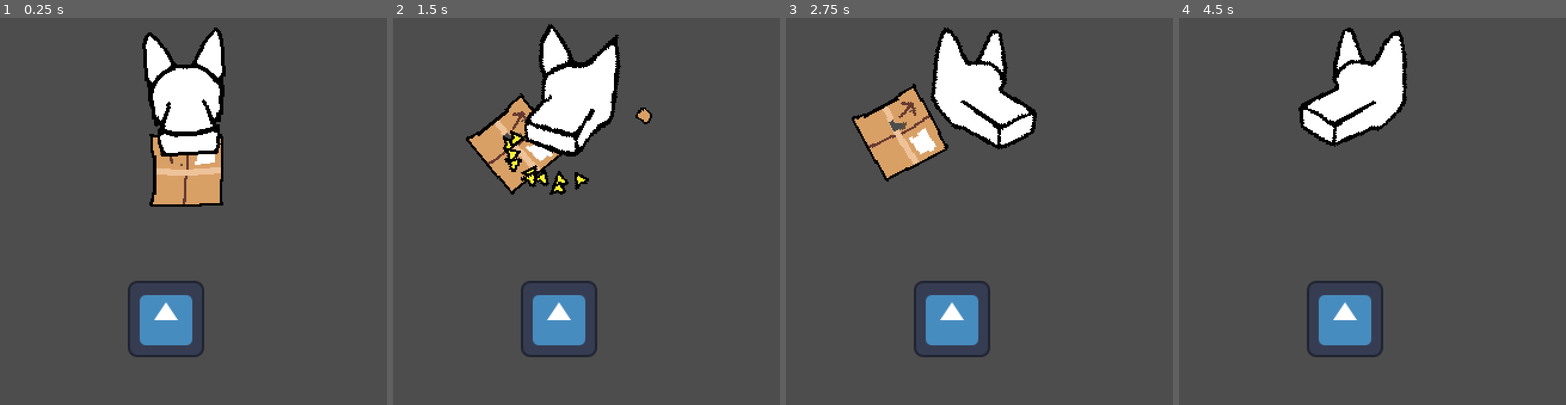
Above: before the commit, frames 1-4 (left to right).
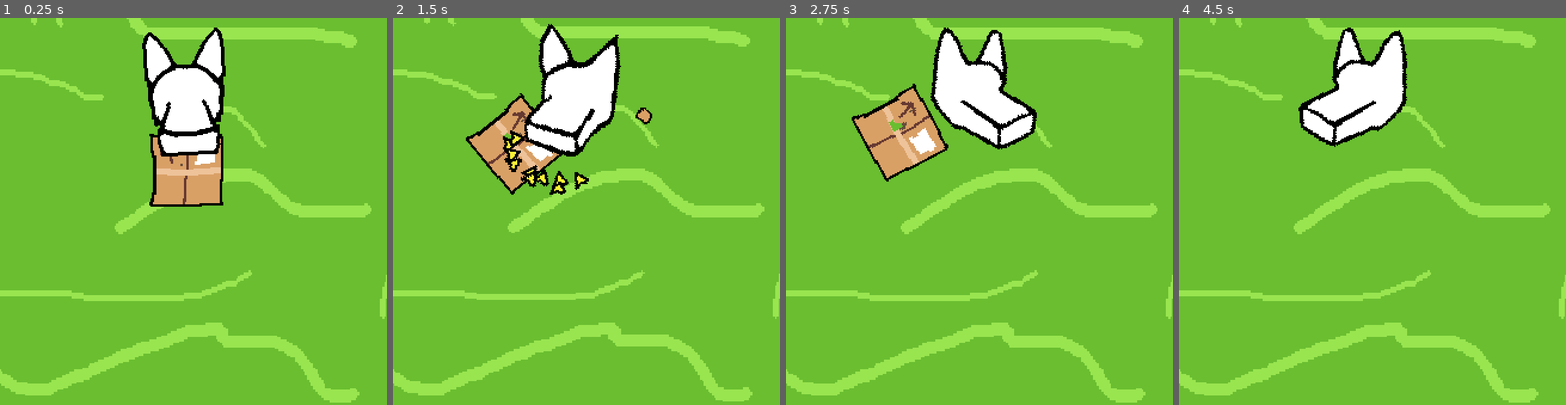
Above: after the commit, the same moments.

Repository: kennethbchen/RGHRGHRGH-Game
Game: Godot game, scene res://scenes/game.tscn
The game is run twice, just before and just after one commit, with the same random seed, the same clock (stepped at 60 frames per second) and the same inputs. The engine's default icon, where the game draws it, is replaced by a stand-in: a white triangle on a blue panel in a dark square.
Inputs (mouse positions are in pixels of both pictures, inside the frame that each line leads up to):
- Up to frame 1 (0.25 s): no input
- Up to frame 2 (1.5 s): tap Enter at 0.5 s; move the mouse to (671, 192) at 0.52 s; press the mouse at (671, 192) at 0.53 s; tap Space at 1.25 s; move the mouse to (509, 230) at 1.27 s; release the mouse at (509, 230) at 1.28 s; click (509, 230) at 1.35 s
- Up to frame 3 (2.75 s): move the mouse to (1018, 126) at 2.02 s; press the mouse at (1018, 126) at 2.03 s
- Up to frame 4 (4.5 s): tap Enter at 2.75 s; move the mouse to (1353, 288) at 2.77 s; release the mouse at (1353, 288) at 2.78 s; click (1353, 288) at 2.85 s; move the mouse to (1488, 269) at 3.52 s; press the mouse at (1488, 269) at 3.53 s; tap Space at 4.25 s; move the mouse to (1256, 153) at 4.27 s; release the mouse at (1256, 153) at 4.28 s; click (1256, 153) at 4.35 s

The runs differ from the first frame. In frame 1, 92% of the frame differs, in the area x 0-100%, y 0-100%; in frame 2, 91%; in frame 3, 91%; in frame 4, 95%.

Commit message:
Added background texture

Diff:
--- a/scenes/game.tscn
+++ b/scenes/game.tscn
@@ -1,5 +1,6 @@
 [gd_scene load_steps=29 format=3 uid="uid://db8ab1o12ivi1"]
 
+[ext_resource type="Texture2D" uid="uid://cpb82cl86rmfk" path="res://sprites/background.png" id="1_7xn2v"]
 [ext_resource type="AudioStream" uid="uid://fl6852hi2j28" path="res://audio/cw_amen10_135.wav" id="1_ip1cf"]
 [ext_resource type="Script" path="res://scripts/debug_commands.gd" id="1_jhtol"]
 [ext_resource type="Script" path="res://scripts/camera_shake_controller.gd" id="2_7nfss"]
@@ -18,7 +19,6 @@
 [ext_resource type="Texture2D" uid="uid://daxtntoxlrtbj" path="res://sprites/box_particle.png" id="9_ytrwf"]
 [ext_resource type="Script" path="res://scripts/node_shake_controller.gd" id="10_004wk"]
 [ext_resource type="Texture2D" uid="uid://d2tu8db4uyf6" path="res://sprites/bite_particle.png" id="11_r2aj2"]
-[ext_resource type="Texture2D" uid="uid://dbwc55h75l4r2" path="res://icon.svg" id="11_vqxsg"]
 [ext_resource type="AudioStream" uid="uid://dorp0ploeac85" path="res://audio/box_damage.wav" id="12_4vajp"]
 
 [sub_resource type="Curve" id="Curve_8w7v5"]
@@ -56,6 +56,12 @@
 size = Vector2(56, 58)
 
 [node name="Game" type="Node2D"]
+
+[node name="Background" type="Sprite2D" parent="."]
+z_index = -2
+position = Vector2(162, 162)
+scale = Vector2(1.69753, 1.69753)
+texture = ExtResource("1_7xn2v")
 
 [node name="MusicPlayer" type="AudioStreamPlayer" parent="."]
 stream = ExtResource("1_ip1cf")
@@ -176,10 +182,6 @@
 [node name="BiteDetector" parent="Biteable" instance=ExtResource("5_7sovw")]
 visible = false
 
-[node name="Icon" type="Sprite2D" parent="."]
-position = Vector2(139, 252)
-texture = ExtResource("11_vqxsg")
-
 [connection signal="shake_combo_ended" from="Player/ShakeComboController" to="MusicPlayer" method="_on_shake_combo_ended"]
 [connection signal="shake_combo_started" from="Player/ShakeComboController" to="MusicPlayer" method="_on_shake_combo_started"]
 [connection signal="bite_ended" from="Biteable/BiteDetector" to="Biteable" method="_on_bite_ended"]
--- a/shaders/erosion.tres
+++ b/shaders/erosion.tres
@@ -72,17 +72,17 @@
 default_value = 64
 
 [sub_resource type="VisualShaderNodeFrame" id="VisualShaderNodeFrame_62oxi"]
-size = Vector2(1172, 358)
+size = Vector2(1172, 529)
 title = "Quantize UV"
 attached_nodes = PackedInt32Array(21, 23, 18, 20, 22)
 
 [sub_resource type="VisualShaderNodeFrame" id="VisualShaderNodeFrame_qxhmg"]
-size = Vector2(580, 422)
+size = Vector2(580, 659)
 title = "Control Erosion Level"
 attached_nodes = PackedInt32Array(17, 27, 28)
 
 [sub_resource type="VisualShaderNodeFrame" id="VisualShaderNodeFrame_ls738"]
-size = Vector2(580, 150)
+size = Vector2(580, 283)
 title = "Sprite Alpha Mask"
 attached_nodes = PackedInt32Array(10, 11)
 
@@ -158,7 +158,7 @@
 operator = 2
 
 [sub_resource type="VisualShaderNodeFrame" id="VisualShaderNodeFrame_pf1im"]
-size = Vector2(692, 134)
+size = Vector2(692, 433)
 title = "Avoid Erosion Mask"
 attached_nodes = PackedInt32Array(5, 2)
 
@@ -168,23 +168,23 @@
 operator = 1
 
 [sub_resource type="VisualShaderNodeFrame" id="VisualShaderNodeFrame_wqnax"]
-size = Vector2(820, 262)
+size = Vector2(820, 561)
 title = "Receives Inside Color Mask"
 attached_nodes = PackedInt32Array(30, 39, 29)
 
 [sub_resource type="VisualShaderNodeFrame" id="VisualShaderNodeFrame_l48cn"]
-size = Vector2(760, 254)
+size = Vector2(761, 587)
 title = "Receives Original Sprite Color Mask"
 attached_nodes = PackedInt32Array(36, 33, 43)
 
 [sub_resource type="VisualShaderNodeFrame" id="VisualShaderNodeFrame_pm4ah"]
-size = Vector2(676, 246)
+size = Vector2(676, 482)
 title = "Set Inside Color"
 attached_nodes = PackedInt32Array(31, 6)
 
 [sub_resource type="VisualShaderNodeFrame" id="VisualShaderNodeFrame_im3mb"]
 linked_parent_graph_frame = 41
-size = Vector2(256, 118)
+size = Vector2(257, 482)
 title = "Set Original Sprite Color"
 attached_nodes = PackedInt32Array(37)
 
@@ -328,6 +328,7 @@
 
 }
 "
+graph_offset = Vector2(876.936, 529.795)
 mode = 1
 flags/light_only = false
 nodes/fragment/0/position = Vector2(4416, 1440)
Binary file added: sprites/background.png
Not shown, added: sprites/background.png.import
